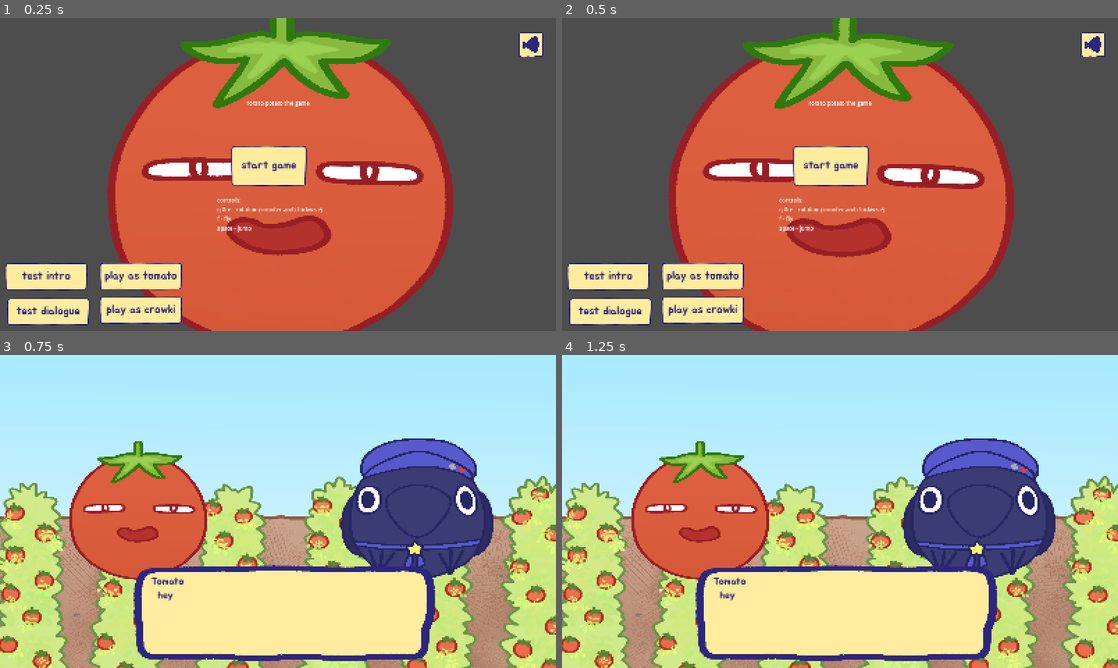
Above: before the commit, frames 1-4 (two rows, left to right).
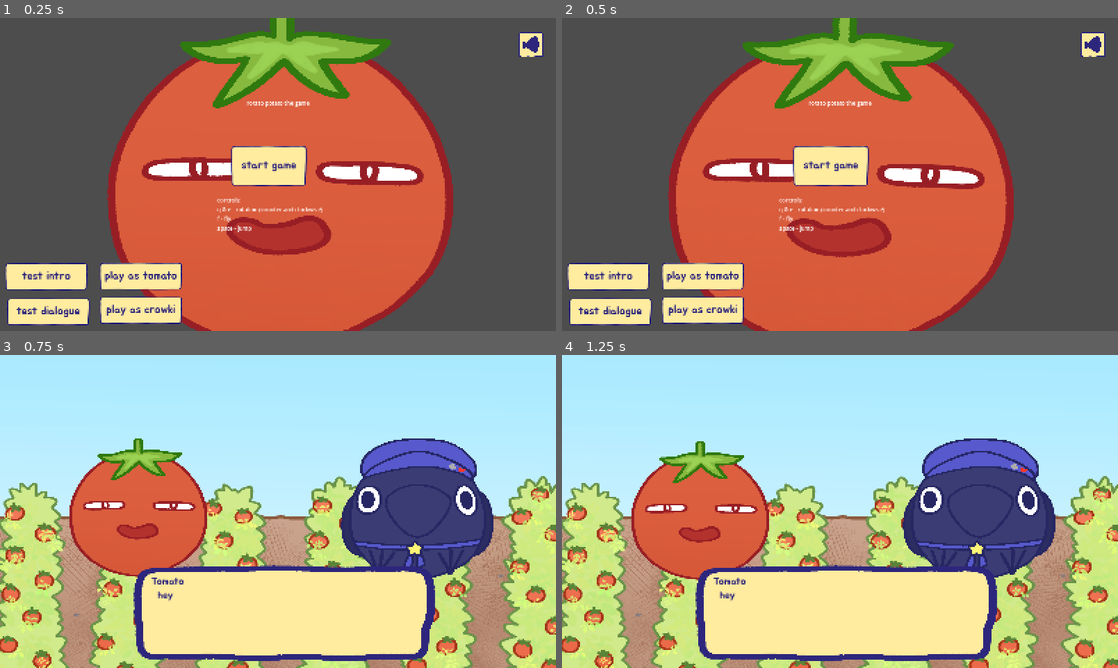
Above: after the commit, the same moments.

Repository: DazyLude/DokiJam2025
Game: Godot game, scene res://scenes/menu.tscn
Two runs of this game, one before a commit and one after it. Both use one fixed random seed, a clock stepped at 60 frames per second and the inputs below.
Inputs:
- Up to frame 1 (0.25 s): no input
- Up to frame 2 (0.5 s): no input
- Up to frame 3 (0.75 s): click "test dialogue" at 0.5 s
- Up to frame 4 (1.25 s): no input

Frames 1-2 are identical in both runs. In frame 3, 1.9% of the frame differs, in the area x 12-38%, y 26-72%; in frame 4, nothing differs.

Commit message:
dialogue player sugar

Diff:
--- a/scenes/dialogue_player.gd
+++ b/scenes/dialogue_player.gd
@@ -8,12 +8,24 @@
 @onready var dialogue_text = $TextBox/Text;
 @onready var speaker = $TextBox/Speaker;
 
+var text_animation : Tween;
+var character_tweens : Array[Tween] = [];
+var normal_positions : Array[Vector2] = [];
+
 var node_per_character := {};
 var emote_idxs_per_character := {};
 var name_per_character := {};
 
 var dialogue_array := [];
 var current_line := -1;
+
+
+
+func _ready() -> void:
+	character_tweens.resize(character_sprites.size());
+	normal_positions.resize(character_sprites.size());
+	for i in character_sprites.size():
+		normal_positions[i] = character_sprites[i].position;
 
 
 func _unhandled_input(event: InputEvent) -> void:
@@ -48,6 +60,10 @@
 
 
 func next() -> void:
+	if text_animation != null and text_animation.is_running():
+		skip_text_animation();
+		return;
+
 	current_line += 1;
 	if current_line >= dialogue_array.size():
 		dialogue_finished.emit();
@@ -60,3 +76,35 @@
 	node_per_character[cur_char].display_emotion(cur_emote_idx);
 	speaker.text = name_per_character[cur_char];
 	dialogue_text.text = dialogue_line[2];
+
+	nudge_character(cur_char);
+	play_text_animation();
+
+
+func nudge_character(idx: int) -> void:
+	var tween := character_tweens[idx];
+	if tween != null:
+		tween.kill();
+	tween = create_tween();
+
+	tween.tween_property(character_sprites[idx], ^"position", normal_positions[idx] + Vector2(0.0, -50.0), 0.1);
+	tween.tween_property(character_sprites[idx], ^"position", normal_positions[idx], 0.1);
+
+	character_tweens[idx] = tween;
+
+
+func skip_text_animation() -> void:
+	if text_animation != null:
+		text_animation.kill();
+
+	dialogue_text.visible_ratio = 1.0;
+
+
+func play_text_animation() -> void:
+	if text_animation != null:
+		text_animation.kill();
+	text_animation = create_tween();
+
+	var char_count = dialogue_text.text.length();
+
+	text_animation.tween_property(dialogue_text, ^"visible_characters", char_count, 0.05 * char_count);
